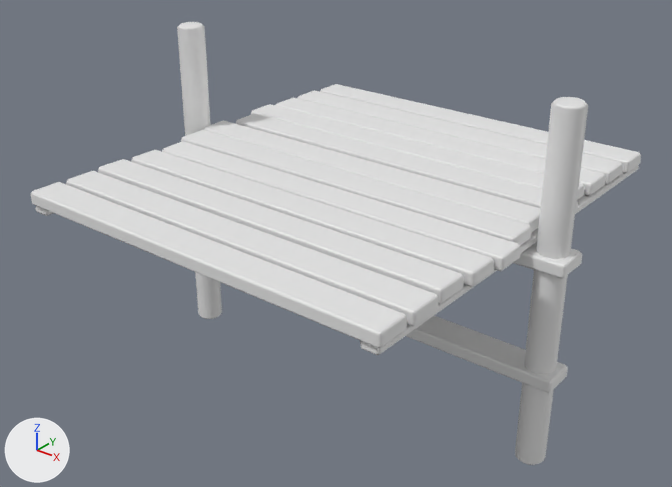
One commit to the FBX model CrashCourse/Assets/ART_Assets/Platforms/Wide/M_Wide_Long_High_2.fbx: the scene before it, then after it.
One viewpoint serves both versions: a 50 mm lens placed at (71.97, 19.32, 8.07), pointed at (62.85, 30.73, 1.0). Lighting does not change. The marker at lower left points along +X, +Y and +Z. The older version comes first. Where no turn or scale is listed for an object, it has been applied to the vertices.

Objects in the first picture: 'M_Wide_Long_High_2'.
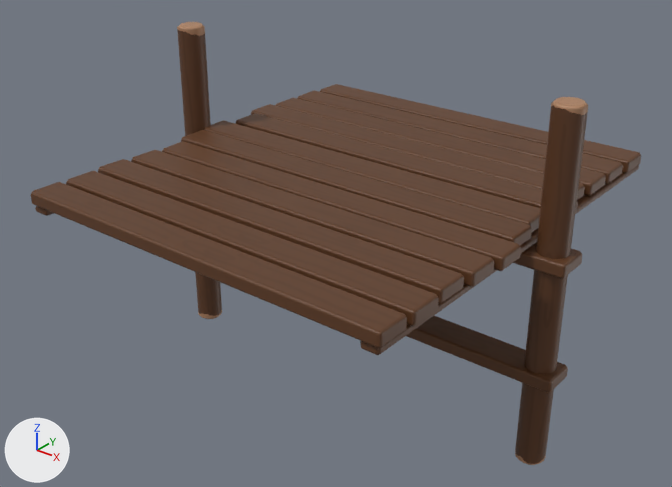
Boxes (x1, y1, x2, y2) around the edits, measured in the pictures (672 x 487 px):
'M_Wide_Long_High_2', recoloured (white to brown)
    both: (31, 22, 641, 465)

The change, as a diff of the scene's bpy script:
```diff
--- a/CrashCourse/Assets/ART_Assets/Platforms/Wide/M_Wide_Long_High_2.fbx.py
+++ b/CrashCourse/Assets/ART_Assets/Platforms/Wide/M_Wide_Long_High_2.fbx.py
@@ img_row_3_uv_png @@
+img_row_3_uv_png = load_image('Row_3_UV.png', '../Textures/Row_3_UV.png', 1024, 1024, 'sRGB')
@@ mat_row_3 @@
+mat_row_3 = principled_material('Row_3')
+mat_row_3.texture = img_row_3_uv_png
@@ me_cube_713 @@
 me_cube_713.from_pydata(...)  # 512 vertices, 516 faces; spans x -4.11..4.09, y -3.92..4.03, z -4.07..2.03
+me_cube_713.materials.append(mat_row_3)  # picture img_row_3_uv_png
```
